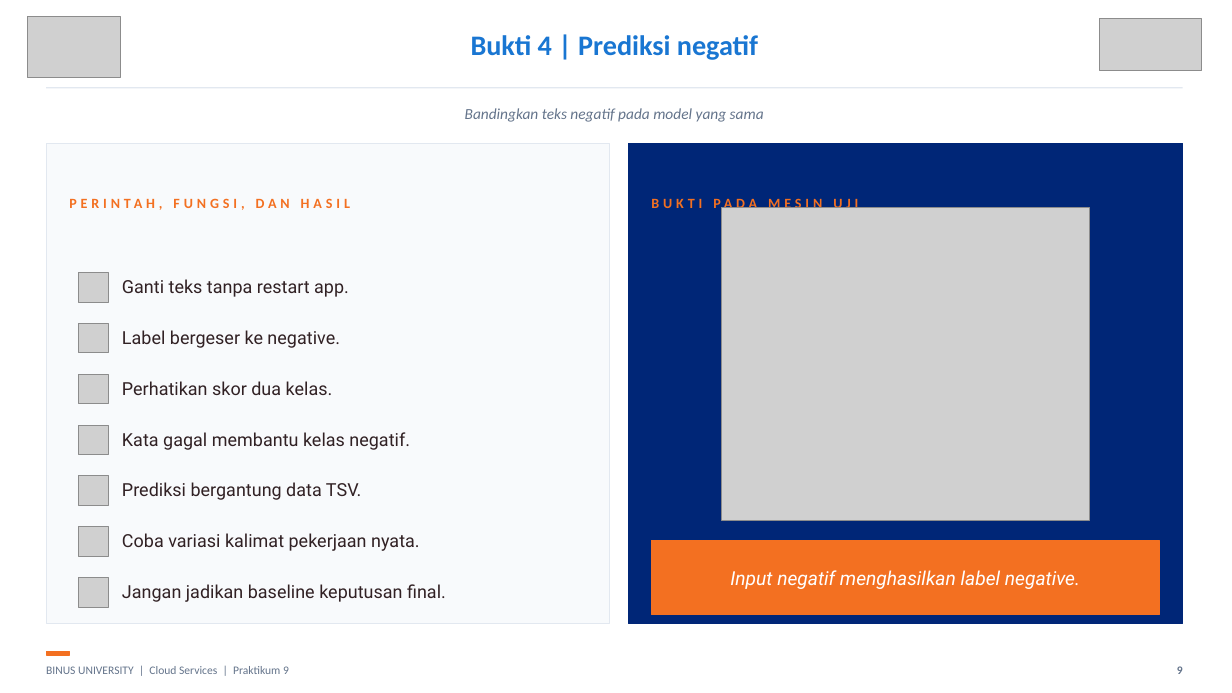
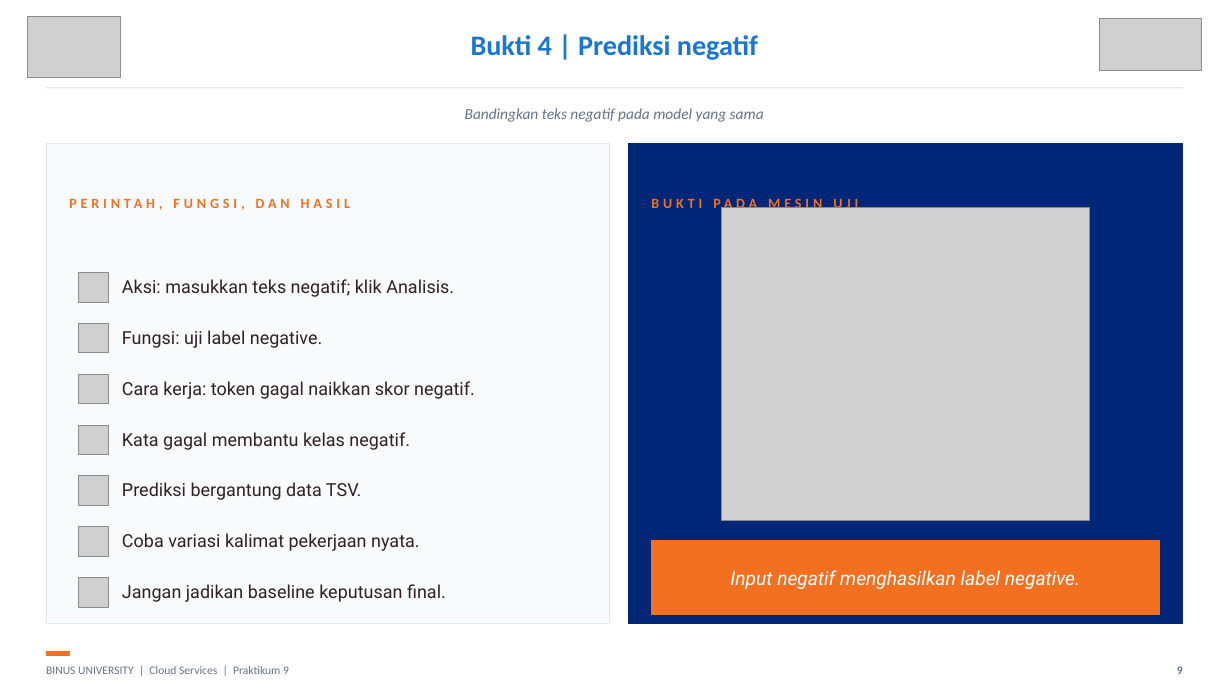
Before and after one commit to SeedFlora/meet9CloudService, a slide deck: slide 9 of slides/LAB09_Gradio_Sentiment_Bukti_Live.pptx. Drawn at 1232x693 pixels with LibreOffice and Linux fonts; fonts in the diff are those of the drawing; grey boxes stand for pictures. Boxes give left, top, right and bottom in pixels: in the first picture for what was removed or moved away, otherwise in the second. Text is boxed around its words. In the diff, an @@ line names an element or a change of style, - is before the commit and + after.

```diff
--- a/slides/LAB09_Gradio_Sentiment_Bukti_Live.pptx
+++ b/slides/LAB09_Gradio_Sentiment_Bukti_Live.pptx
@@ text at [122, 279, 454, 297]: text changed @@
-Ganti teks tanpa restart app.
+Aksi: masukkan teks negatif; klik Analisis.
@@ text at [122, 330, 323, 348]: text changed @@
-Label bergeser ke negative.
+Fungsi: uji label negative.
@@ text at [122, 381, 475, 399]: text changed @@
-Perhatikan skor dua kelas.
+Cara kerja: token gagal naikkan skor negatif.
```
Also in this commit, not shown: 6 other slides changed.
